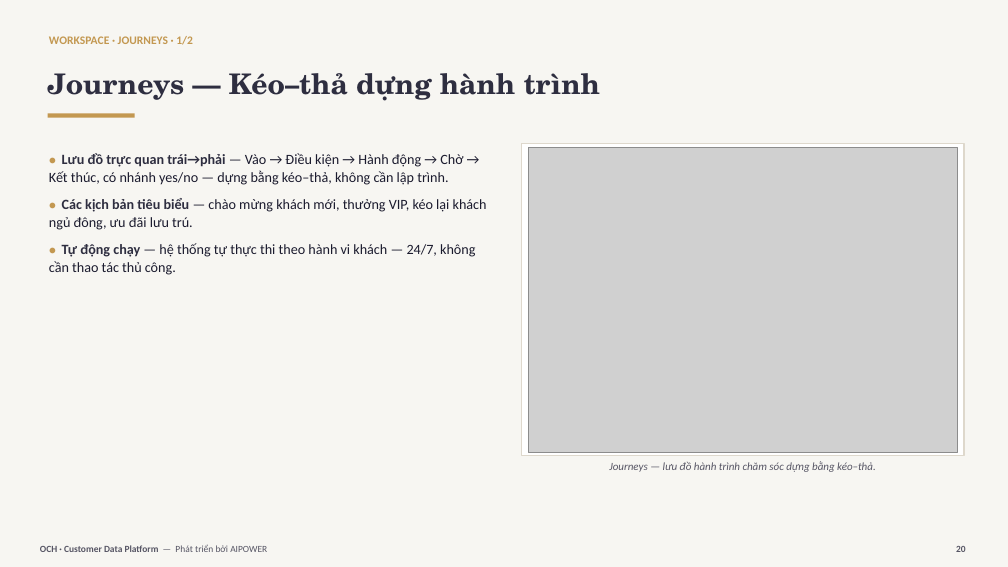
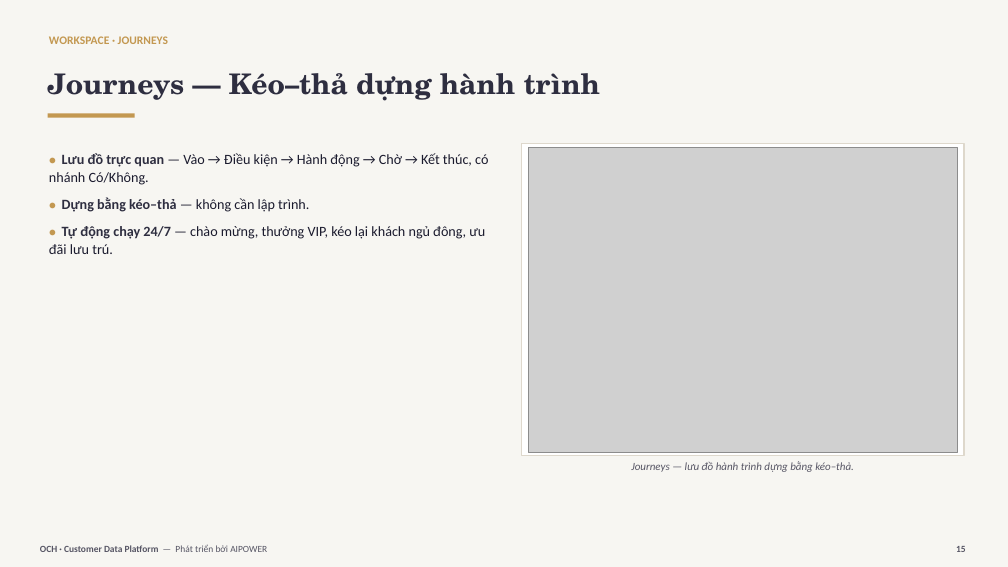
Before and after one commit to trungtm78/AICDP, a slide deck: slide 15 of docs/OCH-CDP-Gioi-thieu.pptx (slide 20 before the commit). Drawn at 1008x567 pixels with LibreOffice and Linux fonts; fonts in the diff are those of the drawing; grey boxes stand for pictures. Boxes give left, top, right and bottom in pixels: in the first picture for what was removed or moved away, otherwise in the second. Text is boxed around its words. In the diff, an @@ line names an element or a change of style, - is before the commit and + after.

```diff
--- a/docs/OCH-CDP-Gioi-thieu.pptx
+++ b/docs/OCH-CDP-Gioi-thieu.pptx
@@ text at [49, 36, 168, 44]: text changed @@
-WORKSPACE · JOURNEYS · 1/2
+WORKSPACE · JOURNEYS
@@ text at [49, 153, 488, 254]: text changed @@
-● Lưu đồ trực quan trái→phải — Vào → Điều kiện → Hành động → Chờ → Kết thúc, có nhánh yes/no — dựng bằng kéo–thả, không cần lập trình.
-● Các kịch bản tiêu biểu — chào mừng khách mới, thưởng VIP, kéo lại khách ngủ đông, ưu đãi lưu trú.
-● Tự động chạy — hệ thống tự thực thi theo hành vi khách — 24/7, không cần thao tác thủ công.
+● Lưu đồ trực quan — Vào → Điều kiện → Hành động → Chờ → Kết thúc, có nhánh Có/Không.
+● Dựng bằng kéo–thả — không cần lập trình.
+● Tự động chạy 24/7 — chào mừng, thưởng VIP, kéo lại khách ngủ đông, ưu đãi lưu trú.
@@ text at [631, 461, 854, 472]: text changed @@
-Journeys — lưu đồ hành trình chăm sóc dựng bằng kéo–thả.
+Journeys — lưu đồ hành trình dựng bằng kéo–thả.
```
Also in this commit, not shown: 32 other slides changed, 13 slides added, 21 slides removed.
